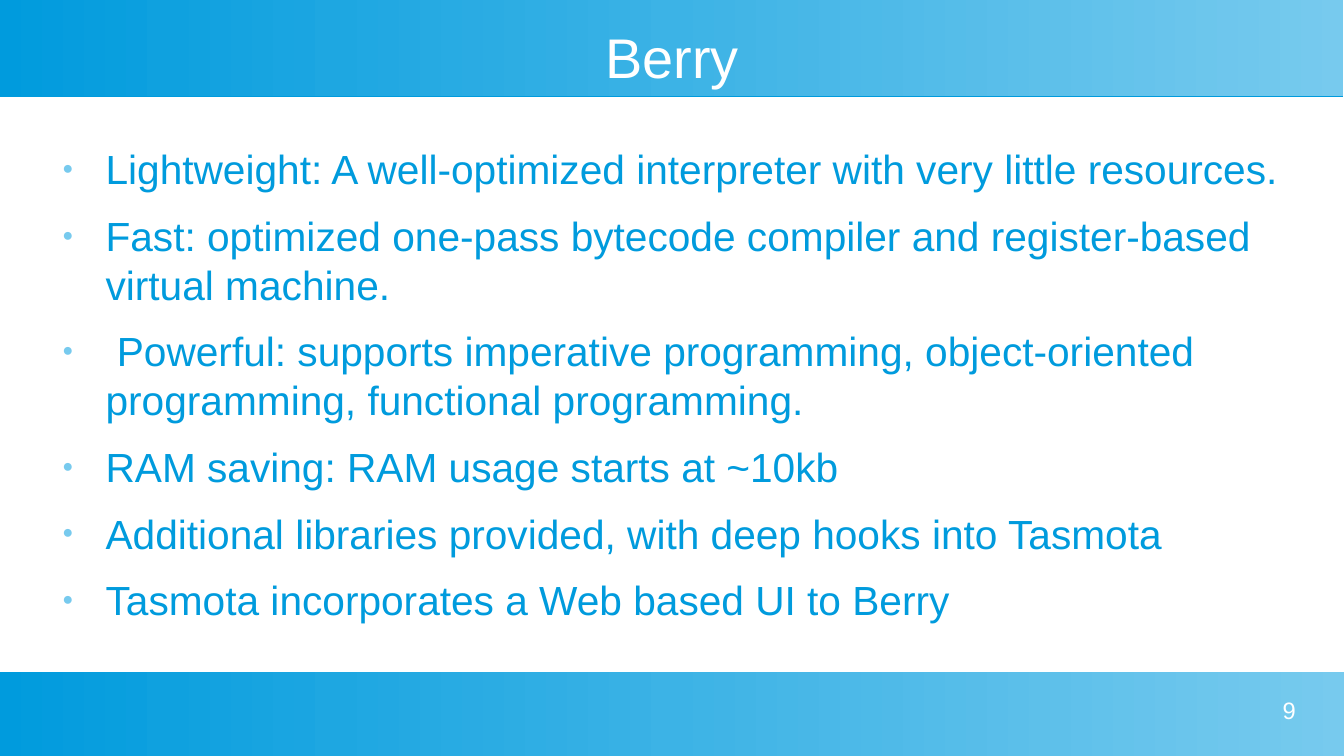
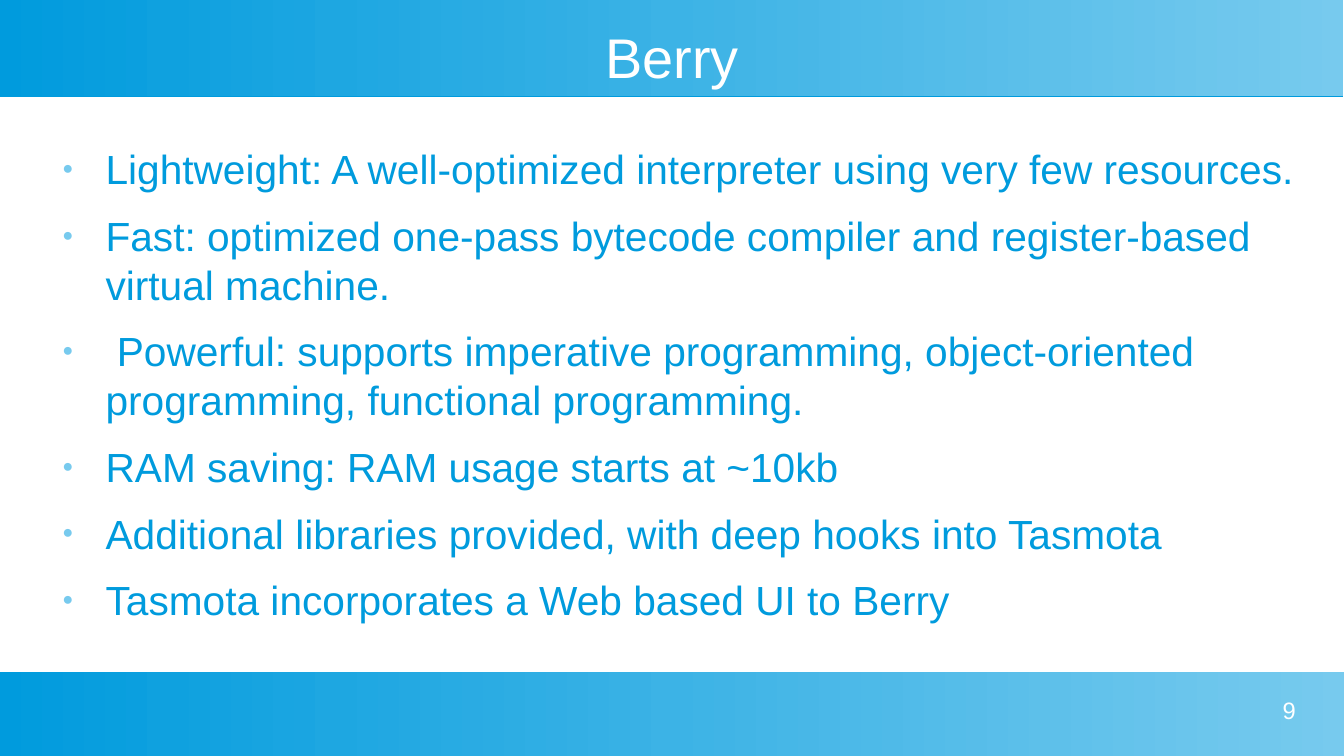
Before and after one commit to darrylb123/EO2024, a slide deck: slide 9 of EO2024-Tasmota+Berry.odp. Drawn at 1344x756 pixels with LibreOffice and Linux fonts; fonts in the diff are those of the drawing. Boxes give left, top, right and bottom in pixels: in the first picture for what was removed or moved away, otherwise in the second. Text is boxed around its words. In the diff, an @@ line names an element or a change of style, - is before the commit and + after.

```diff
--- a/EO2024-Tasmota+Berry.odp
+++ b/EO2024-Tasmota+Berry.odp
@@ text at bbox=[106, 154, 1294, 192]: text changed @@
-● Lightweight: A well-optimized interpreter with very little resources.
+● Lightweight: A well-optimized interpreter using very few resources.
```
Also in this commit, not shown: 2 other slides changed.
